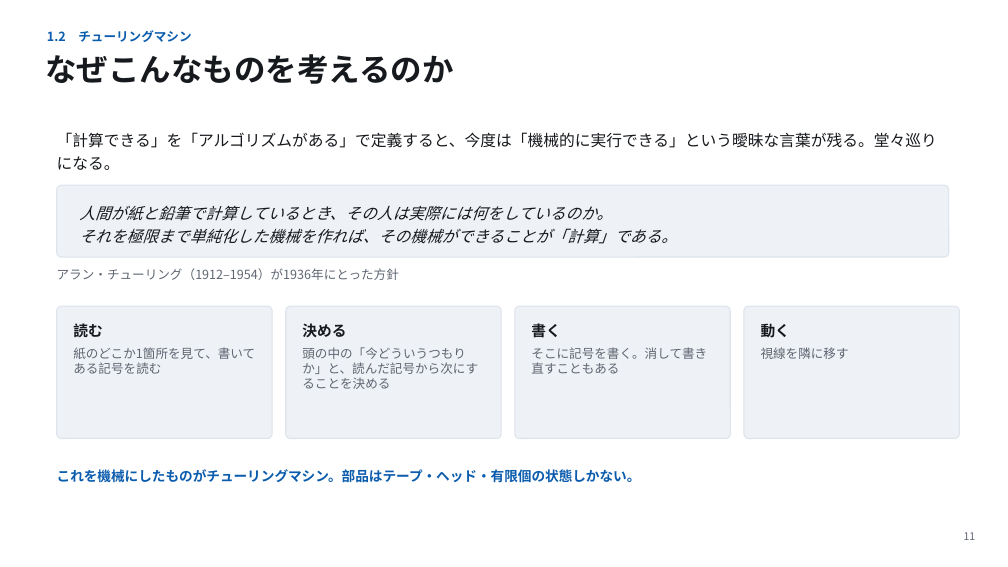
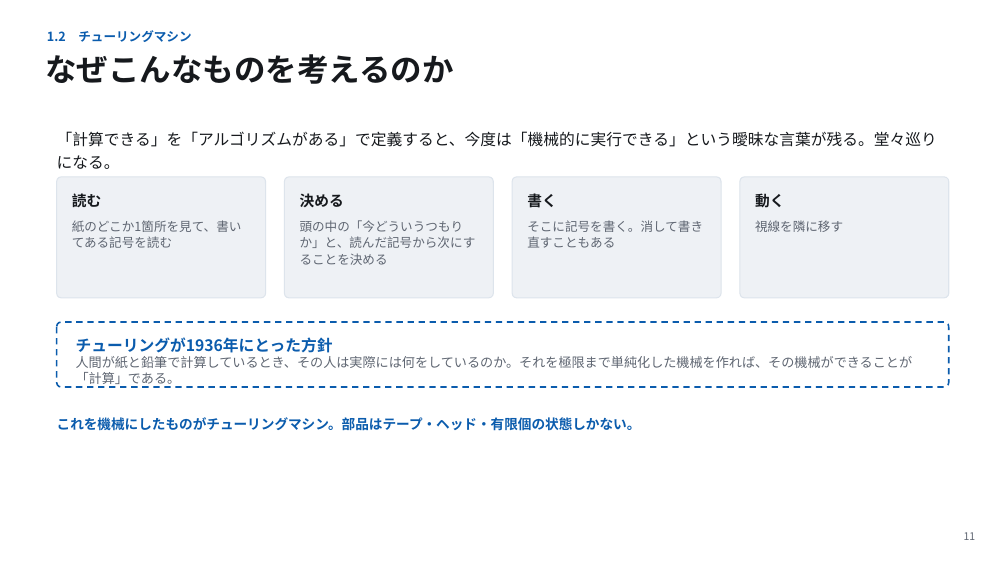
Before and after one commit to koide55/CompOutline, a slide deck: slide 11 of slides/第01回_計算とは何か.pptx. Drawn at 1008x567 pixels with LibreOffice and Linux fonts; fonts in the diff are those of the drawing. Boxes give left, top, right and bottom in pixels: in the first picture for what was removed or moved away, otherwise in the second. Text is boxed around its words. In the diff, an @@ line names an element or a change of style, - is before the commit and + after.

```diff
--- a/slides/第01回_計算とは何か.pptx
+++ b/slides/第01回_計算とは何か.pptx
@@ rounded rectangle: place and size @@
-rounded rectangle at [57,306,272,439]
+rounded rectangle at [57,177,265,298]
@@ rounded rectangle: place and size @@
-rounded rectangle at [286,306,501,439]
+rounded rectangle at [284,177,493,298]
@@ rounded rectangle: place and size @@
-rounded rectangle at [515,306,730,439]
+rounded rectangle at [513,177,721,298]
@@ proportions changed in 4 elements at [57,177,265,298], [284,177,493,298], [513,177,721,298], [740,177,949,298] @@
@@ rounded rectangle: place and size @@
-rounded rectangle at [744,306,960,439]
+rounded rectangle at [740,177,949,298]
@@ rounded rectangle removed at [57,185,949,257] @@
@@ text "読む": place and size @@
-text "読む" at [73,323,102,337]
+text "読む" at [72,193,101,207]
@@ text "決める": place and size @@
-text "決める" at [302,323,346,337]
+text "決める" at [300,193,344,207]
@@ text "書く": place and size @@
-text "書く" at [531,323,560,338]
+text "書く" at [527,193,556,208]
@@ text "動く": place and size @@
-text "動く" at [761,323,790,338]
+text "動く" at [755,193,784,208]
@@ text "紙のどこか1箇所を見て、書いてある記号を読む": place and size @@
-text "紙のどこか1箇所を見て、書いてある記号を読む" at [73,347,255,374]
+text "紙のどこか1箇所を見て、書いてある記号を読む" at [72,220,242,248]
@@ text "頭の中の「今どういうつもりか」と、読んだ記号から次にすることを決める": place and size @@
-text "頭の中の「今どういうつもりか」と、読んだ記号から次にすることを決める" at [302,347,478,389]
+text "頭の中の「今どういうつもりか」と、読んだ記号から次にすることを決める" at [300,220,476,265]
@@ text "そこに記号を書く。消して書き直すこともある": place and size @@
-text "そこに記号を書く。消して書き直すこともある" at [531,347,707,374]
+text "そこに記号を書く。消して書き直すこともある" at [527,220,703,248]
@@ line spacing 1 to 16pt in 4 elements at [72,220,242,248], [300,220,476,265], [527,220,703,248], [755,220,843,232] @@
@@ text "視線を隣に移す": place and size @@
-text "視線を隣に移す" at [761,347,849,359]
+text "視線を隣に移す" at [755,220,843,232]
@@ rounded rectangle added at [57,322,949,387], fill #FFFFFF, outline #0B5CAD 1.5 pt dashed @@
@@ text at [76,356,913,387]: text changed; size 15 to 12.5 pt; text colour #16191D to #5F6672; italic off @@
-人間が紙と鉛筆で計算しているとき、その人は実際には何をしているのか。
-それを極限まで単純化した機械を作れば、その機械ができることが「計算」である。
+人間が紙と鉛筆で計算しているとき、その人は実際には何をしているのか。それを極限まで単純化した機械を作れば、その機械ができることが「計算」である。
@@ text at [76,337,333,353]: text changed; size 12 to 15 pt; text colour #5F6672 to #0B5CAD; bold on @@
-アラン・チューリング（1912–1954）が1936年にとった方針
+チューリングが1936年にとった方針
@@ text "これを機械にしたものがチューリングマシン。部品はテープ・ヘッド・有限個の状態しかない。": place and size @@
-text "これを機械にしたものがチューリングマシン。部品はテープ・ヘッド・有限個の状態しかない。" at [57,469,641,483]
+text "これを機械にしたものがチューリングマシン。部品はテープ・ヘッド・有限個の状態しかない。" at [57,417,641,431]
@@ text "これを機械にしたものがチューリングマシン。部品はテープ・ヘッド・有限個の状態しかない。" at [57,417,641,431]: line spacing 1 to 19pt @@
```
Also in this commit, not shown: 21 other slides changed, 32 other files.
